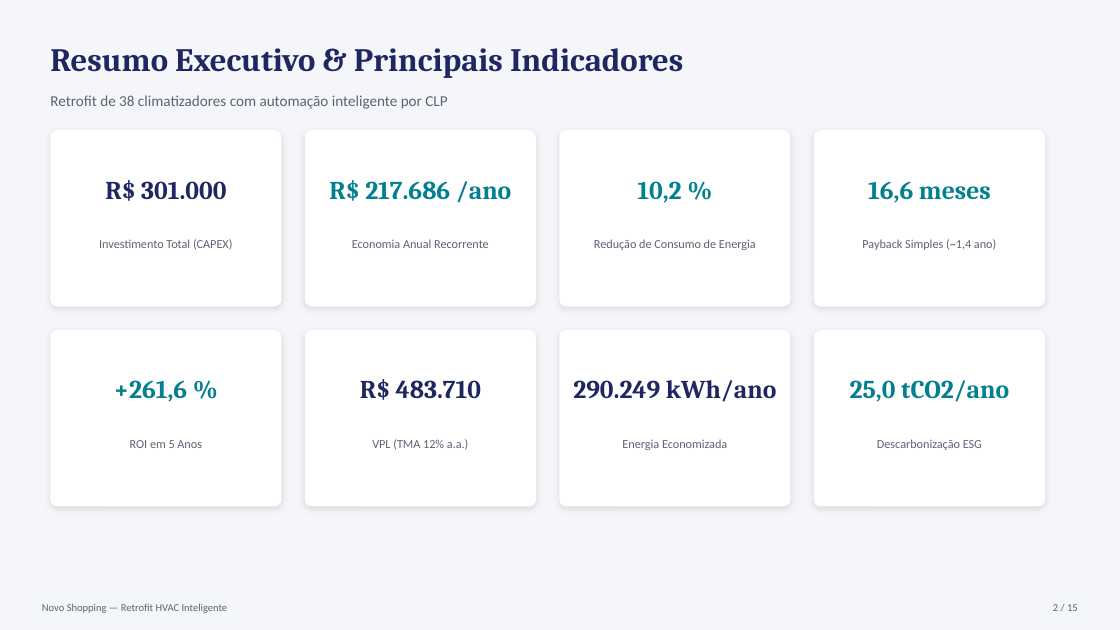
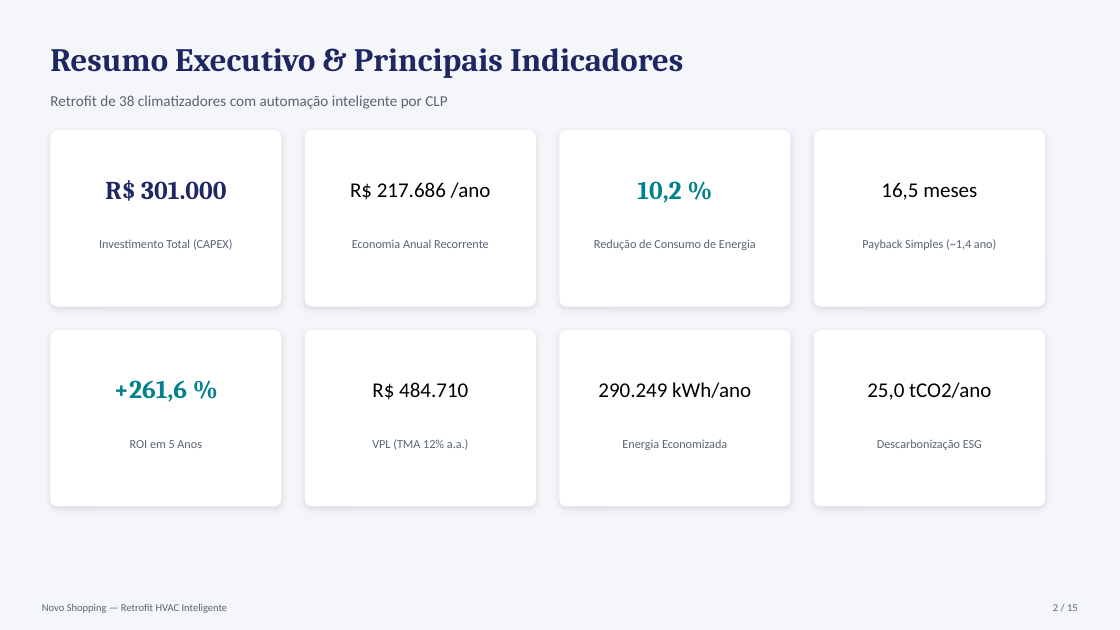
Before and after one commit to victorhugomota/analise-energetica-novo-shopping, a slide deck: slide 2 of Estudo_Viabilidade_Retrofit_HVAC_Novo_Shopping.pptx. Drawn at 1120x630 pixels with LibreOffice and Linux fonts; fonts in the diff are those of the drawing. Boxes give left, top, right and bottom in pixels: in the first picture for what was removed or moved away, otherwise in the second. Text is boxed around its words. In the diff, an @@ line names an element or a change of style, - is before the commit and + after.

```diff
--- a/Estudo_Viabilidade_Retrofit_HVAC_Novo_Shopping.pptx
+++ b/Estudo_Viabilidade_Retrofit_HVAC_Novo_Shopping.pptx
@@ text "R$ 217.686 /ano" at [350,182,491,200]: size 22 to 18 pt, font Cambria to Calibri, text colour #028090 to #000000, bold off @@
@@ text at [881,182,977,200]: text changed; size 22 to 18 pt; font Cambria to Calibri; text colour #028090 to #000000; bold off @@
-16,6 meses
+16,5 meses
@@ text "290.249 kWh/ano" at [598,382,751,398]: size 22 to 18 pt, font Cambria to Calibri, text colour #1E2761 to #000000, bold off @@
@@ text "25,0 tCO2/ano" at [867,382,991,400]: size 22 to 18 pt, font Cambria to Calibri, text colour #028090 to #000000, bold off @@
@@ text at [372,382,468,400]: text changed; size 22 to 18 pt; font Cambria to Calibri; text colour #1E2761 to #000000; bold off @@
-R$ 483.710
+R$ 484.710
```
Also in this commit, not shown: 5 other slides changed, 2 other files.
